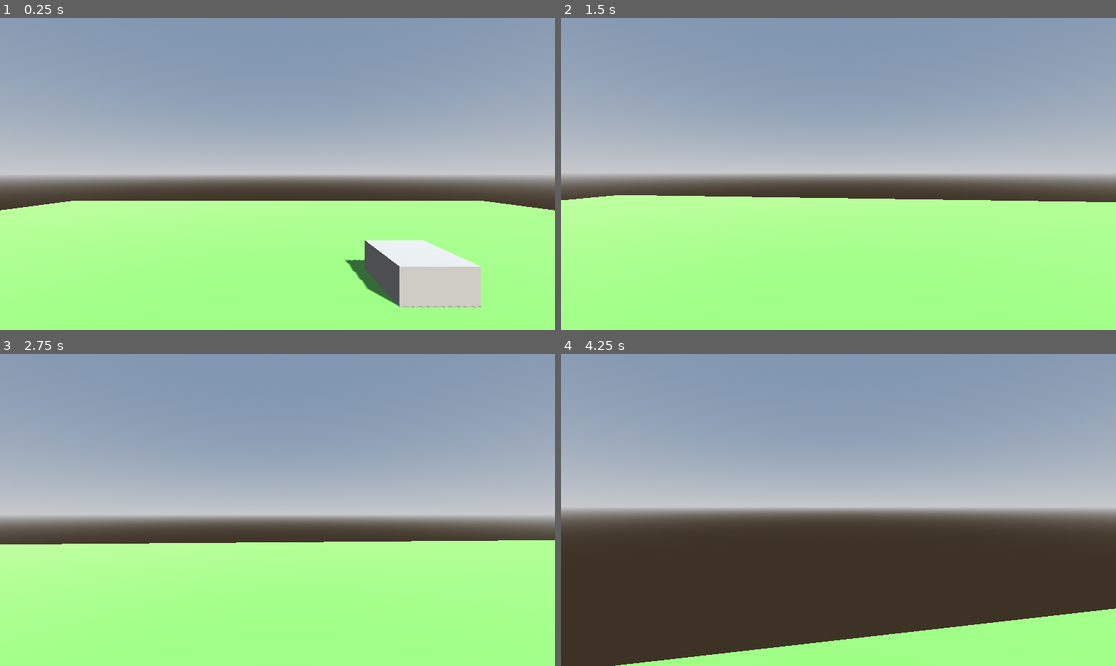
Above: before the commit, frames 1-4 (two rows, left to right).
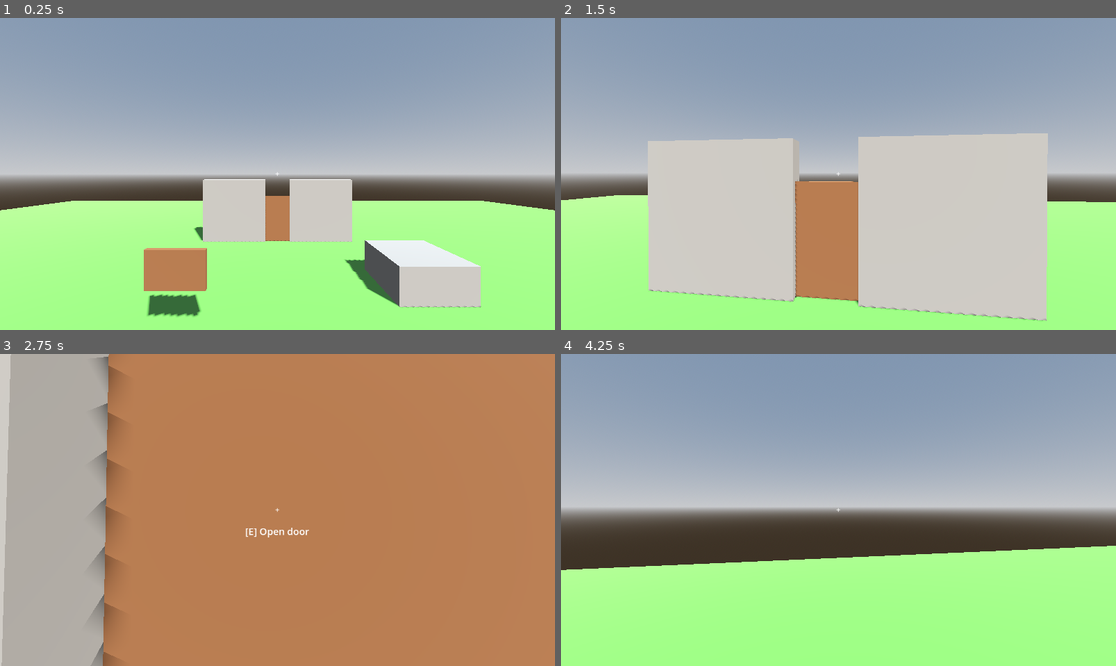
Above: after the commit, the same moments.

Repository: RCJLabs/Vaelora-godot
Game: Godot game, scene res://levels/test_level.tscn
Two runs of this game, one before a commit and one after it. Both use one fixed random seed, a clock stepped at 60 frames per second and the inputs below.
Inputs (mouse positions are in pixels of both pictures, inside the frame that each line leads up to):
- Up to frame 1 (0.25 s): no input
- Up to frame 2 (1.5 s): move the mouse to (866, 174) at 0.52 s; hold Shift (sprint) 0.53-1.28 s; hold W (move_forward) from 0.53 s (still down); tap E (interact) at 0.6 s; tap Space (jump) at 0.77, 1.07 s; move the mouse to (810, 174) at 1.27 s; tap Shift (sprint) at 1.35 s
- Up to frame 3 (2.75 s): keep holding W (move_forward); tap Space (jump) at 1.52, 1.55, 1.82, 2.1 s; move the mouse to (288, 503) at 2.02 s; tap E (interact) at 2.3 s
- Up to frame 4 (4.25 s): keep holding W (move_forward); move the mouse to (832, 516) at 2.77 s; tap E (interact) at 2.85 s; tap Space (jump) at 3.02, 3.32, 3.77, 3.8, 4.07 s; tap Shift (sprint) at 3.05 s; move the mouse to (877, 513) at 3.52 s; hold Shift (sprint) from 3.53 s (still down)

The runs differ from the first frame. In frame 1, 7.4% of the frame differs, in the area x 25-64%, y 49-96%; in frame 2, 33%; in frame 3, 99%, in the area x 0-100%, y 0-100%; in frame 4, 26%.

Commit message:
Add E-to-interact raycast with HUD prompt, sign and door
- InteractRay on the camera, HUD scene (crosshair, prompt, timed message)
- Interactables are any body with interact(player) and an optional prompt
- Sign and swinging door in the test level; door rotates the
  AnimatableBody3D itself because rotating a parent leaves its collision behind

Co-Authored-By: Claude Opus 5.5 <noreply@anthropic.com>
Claude-Session: https://claude.ai/code/session_01BPE8ZczZ4hZnRHyCfMJwVS

Diff:
--- /dev/null
+++ b/godot/interactables/door.gd
@@ -0,0 +1,27 @@
+extends AnimatableBody3D
+
+# A door that swings open/closed around its own origin (the hinge).
+# Scene structure:
+#   Door (AnimatableBody3D)   <- this script, placed AT the hinge; it rotates
+#   ├── MeshInstance3D        <- offset sideways by half the door width
+#   └── CollisionShape3D      <- same offset as the mesh
+#
+# The body itself must rotate. Rotating a parent Node3D instead moves the mesh
+# but leaves the collision behind (tested in Godot 4.3).
+
+@export var open_angle_degrees: float = 100.0
+@export var swing_time: float = 0.4
+
+var prompt: String = "Open door"
+var is_open := false
+var _tween: Tween
+
+
+func interact(_player: Node) -> void:
+	is_open = not is_open
+	prompt = "Close door" if is_open else "Open door"
+	var target := deg_to_rad(open_angle_degrees) if is_open else 0.0
+	if _tween:
+		_tween.kill()
+	_tween = create_tween()
+	_tween.tween_property(self, "rotation:y", target, swing_time)
--- /dev/null
+++ b/godot/interactables/sign.gd
@@ -0,0 +1,11 @@
+extends StaticBody3D
+
+# A readable sign. Any physics body with a `prompt` property and an
+# `interact(player)` method can be used with E - that's the whole contract.
+
+@export var prompt: String = "Read sign"
+@export_multiline var text: String = "Welcome, traveller."
+
+
+func interact(player: Node) -> void:
+	player.show_message(text)
--- a/godot/levels/test_level.tscn
+++ b/godot/levels/test_level.tscn
@@ -1,6 +1,8 @@
-[gd_scene load_steps=11 format=3]
+[gd_scene load_steps=20 format=3]
 
 [ext_resource type="PackedScene" path="res://player/player.tscn" id="1_player"]
+[ext_resource type="Script" path="res://interactables/sign.gd" id="2_sign"]
+[ext_resource type="Script" path="res://interactables/door.gd" id="3_door"]
 
 [sub_resource type="ProceduralSkyMaterial" id="Sky_mat"]
 
@@ -32,6 +34,30 @@
 [sub_resource type="BoxShape3D" id="BoxShape_crate"]
 size = Vector3(2, 1, 2)
 
+[sub_resource type="StandardMaterial3D" id="Mat_wood"]
+albedo_color = Color(0.45, 0.3, 0.18, 1)
+
+[sub_resource type="BoxMesh" id="BoxMesh_sign"]
+material = SubResource("Mat_wood")
+size = Vector3(1.2, 0.8, 0.1)
+
+[sub_resource type="BoxShape3D" id="BoxShape_sign"]
+size = Vector3(1.2, 0.8, 0.1)
+
+[sub_resource type="BoxMesh" id="BoxMesh_door"]
+material = SubResource("Mat_wood")
+size = Vector3(1.2, 2.2, 0.1)
+
+[sub_resource type="BoxShape3D" id="BoxShape_door"]
+size = Vector3(1.2, 2.2, 0.1)
+
+[sub_resource type="BoxMesh" id="BoxMesh_wall"]
+material = SubResource("Mat_stone")
+size = Vector3(3, 3, 0.4)
+
+[sub_resource type="BoxShape3D" id="BoxShape_wall"]
+size = Vector3(3, 3, 0.4)
+
 [node name="TestLevel" type="Node3D"]
 
 [node name="WorldEnvironment" type="WorldEnvironment" parent="."]
@@ -59,5 +85,47 @@
 [node name="CollisionShape3D" type="CollisionShape3D" parent="StoneBlock"]
 shape = SubResource("BoxShape_crate")
 
+[node name="Sign" type="StaticBody3D" parent="."]
+transform = Transform3D(1, 0, 0, 0, 1, 0, 0, 0, 1, -2, 1.4, -4)
+script = ExtResource("2_sign")
+text = "Riverwatch - 2 leagues north.
+Beware the Greyfang wolves."
+
+[node name="MeshInstance3D" type="MeshInstance3D" parent="Sign"]
+mesh = SubResource("BoxMesh_sign")
+
+[node name="CollisionShape3D" type="CollisionShape3D" parent="Sign"]
+shape = SubResource("BoxShape_sign")
+
+[node name="WallLeft" type="StaticBody3D" parent="."]
+transform = Transform3D(1, 0, 0, 0, 1, 0, 0, 0, 1, -2.1, 1.5, -10)
+
+[node name="MeshInstance3D" type="MeshInstance3D" parent="WallLeft"]
+mesh = SubResource("BoxMesh_wall")
+
+[node name="CollisionShape3D" type="CollisionShape3D" parent="WallLeft"]
+shape = SubResource("BoxShape_wall")
+
+[node name="WallRight" type="StaticBody3D" parent="."]
+transform = Transform3D(1, 0, 0, 0, 1, 0, 0, 0, 1, 2.1, 1.5, -10)
+
+[node name="MeshInstance3D" type="MeshInstance3D" parent="WallRight"]
+mesh = SubResource("BoxMesh_wall")
+
+[node name="CollisionShape3D" type="CollisionShape3D" parent="WallRight"]
+shape = SubResource("BoxShape_wall")
+
+[node name="Door" type="AnimatableBody3D" parent="."]
+transform = Transform3D(1, 0, 0, 0, 1, 0, 0, 0, 1, -0.6, 0, -10)
+script = ExtResource("3_door")
+
+[node name="MeshInstance3D" type="MeshInstance3D" parent="Door"]
+transform = Transform3D(1, 0, 0, 0, 1, 0, 0, 0, 1, 0.6, 1.1, 0)
+mesh = SubResource("BoxMesh_door")
+
+[node name="CollisionShape3D" type="CollisionShape3D" parent="Door"]
+transform = Transform3D(1, 0, 0, 0, 1, 0, 0, 0, 1, 0.6, 1.1, 0)
+shape = SubResource("BoxShape_door")
+
 [node name="Player" parent="." instance=ExtResource("1_player")]
 transform = Transform3D(1, 0, 0, 0, 1, 0, 0, 0, 1, 0, 2, 0)
--- a/godot/player/player.tscn
+++ b/godot/player/player.tscn
@@ -1,6 +1,7 @@
-[gd_scene load_steps=3 format=3]
+[gd_scene load_steps=4 format=3]
 
 [ext_resource type="Script" path="res://player/player_first_person.gd" id="1_script"]
+[ext_resource type="PackedScene" path="res://ui/hud.tscn" id="2_hud"]
 
 [sub_resource type="CapsuleShape3D" id="CapsuleShape3D_body"]
 radius = 0.4
@@ -21,3 +22,9 @@
 [node name="Camera3D" type="Camera3D" parent="Head"]
 current = true
 fov = 75.0
+
+[node name="InteractRay" type="RayCast3D" parent="Head/Camera3D"]
+target_position = Vector3(0, 0, -2.5)
+collision_mask = 1
+
+[node name="HUD" parent="." instance=ExtResource("2_hud")]
--- a/godot/player/player_first_person.gd
+++ b/godot/player/player_first_person.gd
@@ -6,10 +6,12 @@
 # Scene structure (origin of Player = the player's FEET):
 #   Player (CharacterBody3D)        <- this script
 #   ├── CollisionShape3D            CapsuleShape3D r=0.4 h=1.8, position y=0.9
-#   └── Head (Node3D)               position y=1.6, rotates up/down
-#       └── Camera3D                Current = ON
+#   ├── Head (Node3D)               position y=1.6, rotates up/down
+#   │   └── Camera3D                Current = ON
+#   │       └── InteractRay (RayCast3D)  Target Position (0, 0, -2.5)
+#   └── HUD (instance of ui/hud.tscn)
 #
-# Controls: WASD move, Shift sprint, Space jump, mouse look,
+# Controls: WASD move, Shift sprint, Space jump, mouse look, E interact,
 # Esc releases the mouse, left-click recaptures it.
 
 @export var walk_speed: float = 5.0
@@ -24,6 +26,8 @@
 
 @onready var head: Node3D = $Head
 @onready var camera: Camera3D = $Head/Camera3D
+@onready var interact_ray: RayCast3D = $Head/Camera3D/InteractRay
+@onready var hud: CanvasLayer = $HUD
 
 var gravity: float = ProjectSettings.get_setting("physics/3d/default_gravity")
 var spawn_position: Vector3
@@ -66,11 +70,30 @@
 	velocity.z = horizontal.z
 
 	move_and_slide()
+	_update_interaction()
 
 	if global_position.y < kill_y:
 		push_warning("Player fell below kill_y. Collision is not working - turn on Debug > Visible Collision Shapes.")
 		global_position = spawn_position
 		velocity = Vector3.ZERO
+
+
+# Whatever the crosshair points at within reach: if it has an `interact(player)`
+# method it's usable. Its optional `prompt` property is shown on screen.
+func _update_interaction() -> void:
+	var target: Object = interact_ray.get_collider() if interact_ray.is_colliding() else null
+	if target == null or not target.has_method("interact"):
+		hud.set_prompt("")
+		return
+
+	var prompt = target.get("prompt")
+	hud.set_prompt("[E] %s" % (prompt if prompt else "Use"))
+	if Input.is_action_just_pressed("interact"):
+		target.interact(self)
+
+
+func show_message(text: String) -> void:
+	hud.show_message(text)
 
 
 # Prints a clear error for the most common "falls through the floor" mistakes.
--- /dev/null
+++ b/godot/ui/hud.gd
@@ -0,0 +1,24 @@
+extends CanvasLayer
+
+# On-screen crosshair, interaction prompt and short messages.
+
+@onready var prompt_label: Label = $Prompt
+@onready var message_label: Label = $Message
+
+var _message_time_left := 0.0
+
+
+func _process(delta: float) -> void:
+	if _message_time_left > 0.0:
+		_message_time_left -= delta
+		if _message_time_left <= 0.0:
+			message_label.text = ""
+
+
+func set_prompt(text: String) -> void:
+	prompt_label.text = text
+
+
+func show_message(text: String, seconds: float = 4.0) -> void:
+	message_label.text = text
+	_message_time_left = seconds
--- /dev/null
+++ b/godot/ui/hud.tscn
@@ -0,0 +1,57 @@
+[gd_scene load_steps=2 format=3]
+
+[ext_resource type="Script" path="res://ui/hud.gd" id="1_hud"]
+
+[node name="HUD" type="CanvasLayer"]
+script = ExtResource("1_hud")
+
+[node name="Crosshair" type="Label" parent="."]
+anchors_preset = 8
+anchor_left = 0.5
+anchor_top = 0.5
+anchor_right = 0.5
+anchor_bottom = 0.5
+offset_left = -20.0
+offset_top = -12.0
+offset_right = 20.0
+offset_bottom = 12.0
+grow_horizontal = 2
+grow_vertical = 2
+mouse_filter = 2
+text = "+"
+horizontal_alignment = 1
+vertical_alignment = 1
+
+[node name="Prompt" type="Label" parent="."]
+anchors_preset = 8
+anchor_left = 0.5
+anchor_top = 0.5
+anchor_right = 0.5
+anchor_bottom = 0.5
+offset_left = -200.0
+offset_top = 30.0
+offset_right = 200.0
+offset_bottom = 60.0
+grow_horizontal = 2
+grow_vertical = 2
+mouse_filter = 2
+theme_override_font_sizes/font_size = 20
+horizontal_alignment = 1
+
+[node name="Message" type="Label" parent="."]
+anchors_preset = 7
+anchor_left = 0.5
+anchor_top = 1.0
+anchor_right = 0.5
+anchor_bottom = 1.0
+offset_left = -350.0
+offset_top = -140.0
+offset_right = 350.0
+offset_bottom = -40.0
+grow_horizontal = 2
+grow_vertical = 0
+mouse_filter = 2
+theme_override_font_sizes/font_size = 22
+horizontal_alignment = 1
+vertical_alignment = 1
+autowrap_mode = 3
Not shown, changed: docs/godot-starter/FIRST_PERSON_SETUP.md
